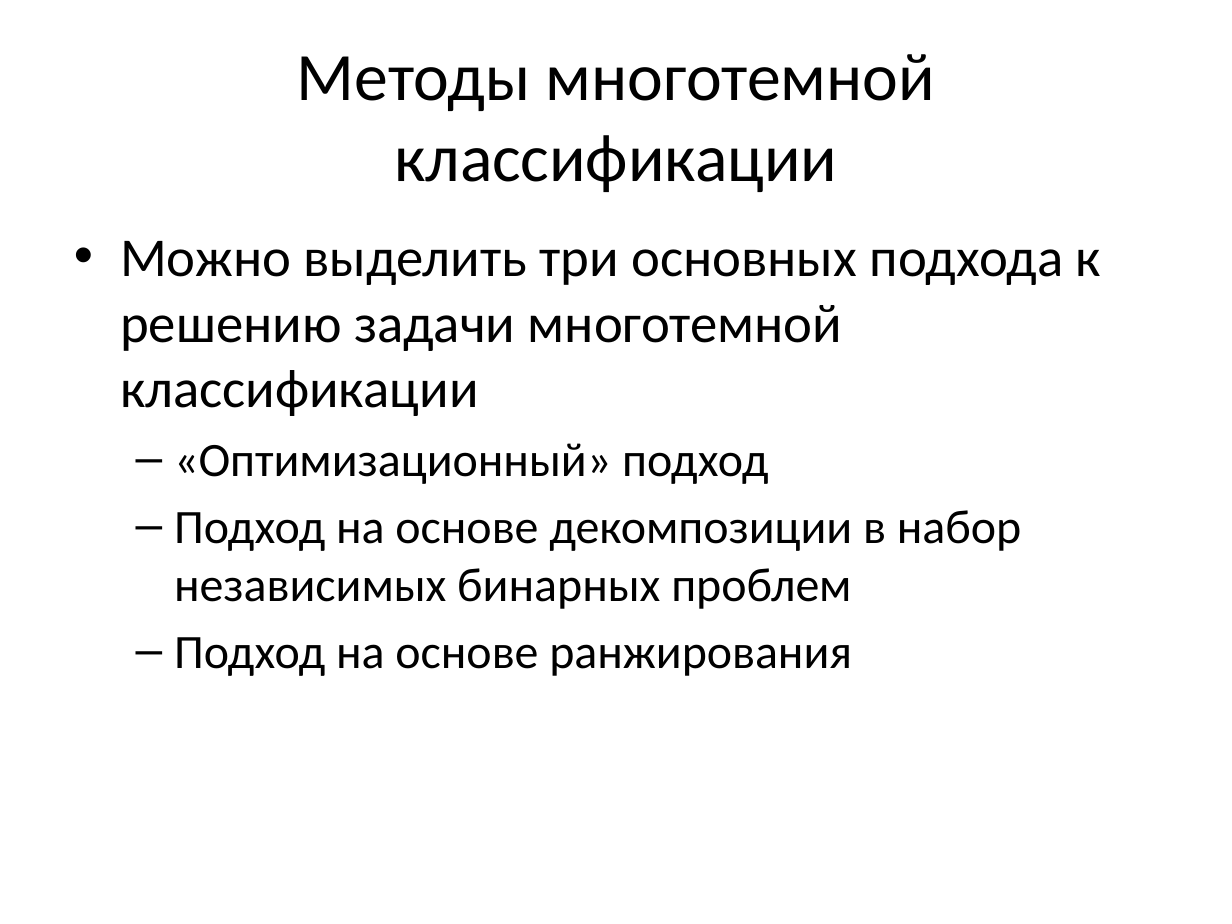
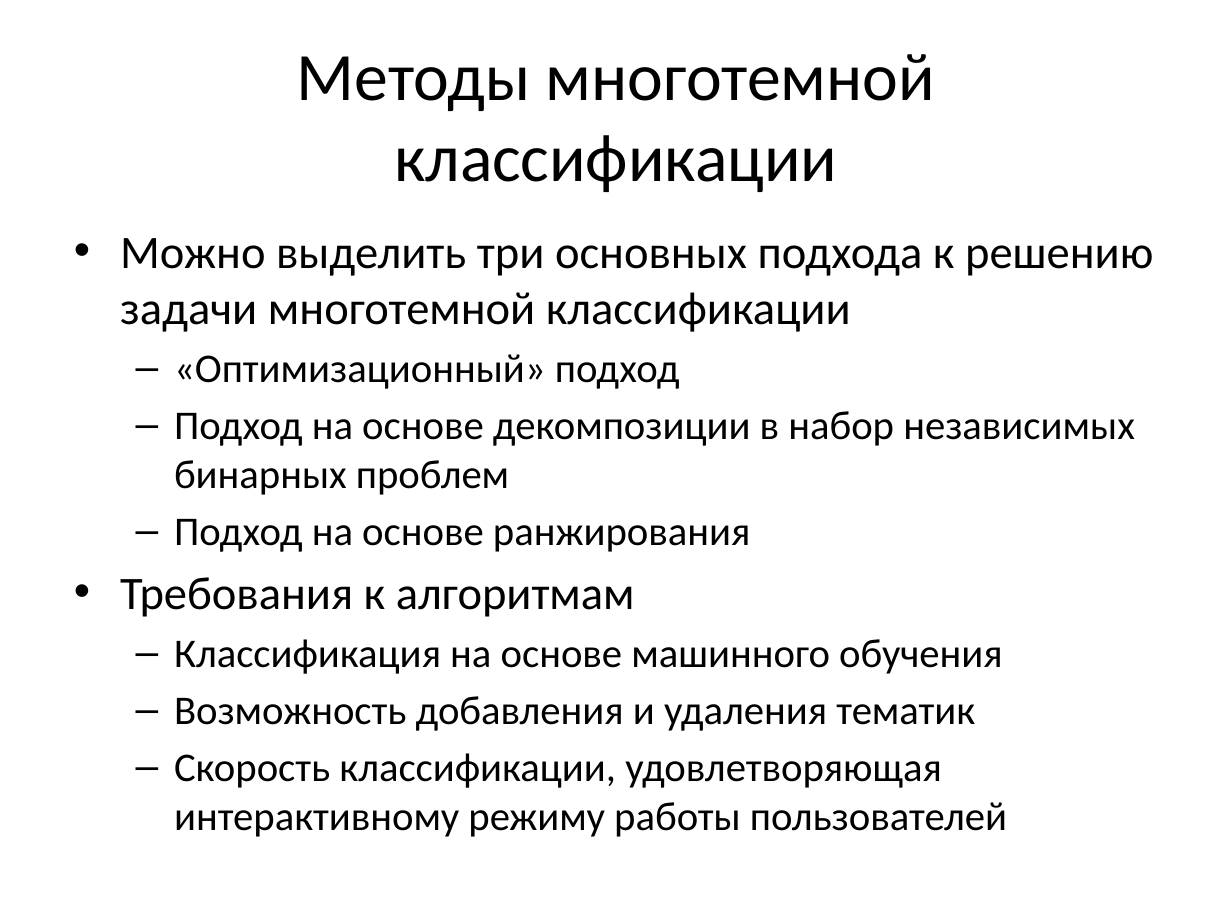
Before and after one commit to Oksert/Diplom_text, a slide deck: slide 8 of Треско_презентация.pptx. Drawn at 1232x924 pixels with LibreOffice and Linux fonts; fonts in the diff are those of the drawing. Boxes give left, top, right and bottom in pixels: in the first picture for what was removed or moved away, otherwise in the second. Text is boxed around its words. In the diff, an @@ line names an element or a change of style, - is before the commit and + after.

```diff
--- a/Треско_презентация.pptx
+++ b/Треско_презентация.pptx
@@ text at (120, 238, 1153, 552): size 32 to 27.2 pt in "Можно выделить три основных подхода к решению ..."; size 28 to 23.8 pt in "«Оптимизационный» подход", "Подход на основе декомпозиции в набор независимых ...", "Подход на основе ранжирования" @@
@@ text at (120, 577, 1007, 837): paragraphs added @@
+• Требования к алгоритмам
+  – Классификация на основе машинного обучения
+  – Возможность добавления и удаления тематик
+  – Скорость классификации, удовлетворяющая интерактивному режиму работы пользователей
```
Also in this commit, not shown: 11 other slides changed, 2 slides added, 1 slide removed, 9 other files.
